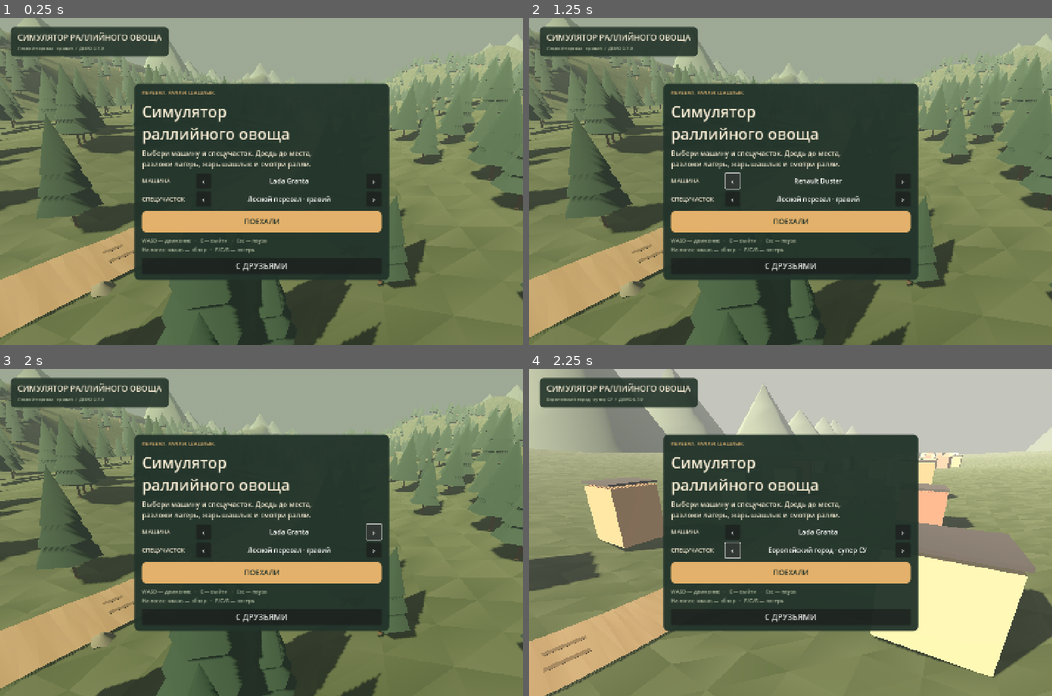
Above: before the commit, frames 1-4 (two rows, left to right).
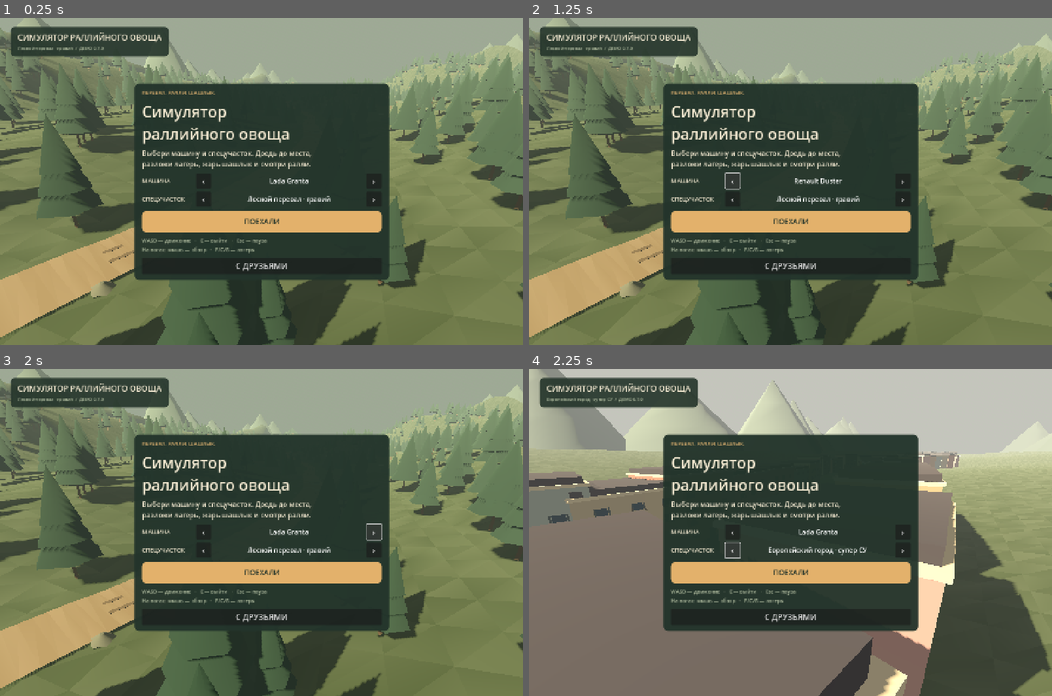
Above: after the commit, the same moments.

Repository: DaniilSmirnov/rfm-simulator
Game: Godot game, scene res://main.tscn
Two runs of this game, one before a commit and one after it. Both use one fixed random seed, a clock stepped at 60 frames per second and the inputs below.
Inputs:
- Up to frame 1 (0.25 s): no input
- Up to frame 2 (1.25 s): click "‹" at 0.5 s
- Up to frame 3 (2 s): click "›" at 1.25 s
- Up to frame 4 (2.25 s): click "‹" at 2 s

Frames 1-3 are identical in both runs. In frame 4, 32% of the frame differs, in the area x 0-100%, y 0-100%.

Commit message:
Build continuous Paris-style city blocks and full cross streets

Diff:
--- a/game/scripts/stage.gd
+++ b/game/scripts/stage.gd
@@ -190,27 +190,16 @@
 		RallyProps.cylinder(self, p, rng.randf_range(120, 180), 0, rng.randf_range(220, 340) if winter else rng.randf_range(130, 210), Color("c3d1db") if winter else Color("697d70"), 5)
 
 func _build_city() -> void:
-	# Dense European street frontage: Parisian/Prague-like pastel facades,
-	# mansard roofs, repeated windows and small balconies.
-	for s in range(24, int(LENGTH - 18), 28):
+	# Continuous Paris/Prague-style blocks. The central square interrupts the
+	# blocks, while the rest of the route is lined wall-to-wall with houses.
+	for s in range(20, int(LENGTH - 18), 14):
+		if absf(float(s) - 420.0) < 30.0:
+			continue
 		for side_sign in [-1.0, 1.0]:
-			var offset = 18.0 + rng.randf_range(0, 5)
-			var pos = at(s) + side(s) * side_sign * offset
-			var height = rng.randf_range(7.0, 11.0)
-			pos.y = ground(pos) + height * 0.5
-			var facade = RallyProps.box(self, pos, Vector3(rng.randf_range(7.0, 10.0), height, rng.randf_range(5.0, 7.0)), [Color("d4b08e"), Color("b8c4bf"), Color("d2c3a7"), Color("c98f7f")][(s / 28 + int(side_sign)) % 4])
-			facade.rotation.y = atan2(-direction(s).x, -direction(s).z)
-			var roof = RallyProps.box(self, pos + Vector3(0, height * 0.56, 0), Vector3(facade.mesh.size.x + 0.3, 0.3, facade.mesh.size.z + 0.3), Color("5b5960"))
-			roof.rotation.y = facade.rotation.y
-			for floor in range(3):
-				var window = RallyProps.box(self, pos + Vector3(0, -height * 0.22 + floor * 2.2, -side(s).dot(Vector3(pos.x - at(s).x, 0, pos.z - at(s).z)) * 0.01), Vector3(1.1, 0.8, 0.06), Color("38566a"))
-				window.rotation.y = facade.rotation.y
-				if floor > 0 and int(s / 28 + side_sign) % 3 == 0:
-					var balcony = RallyProps.box(self, pos + Vector3(side_sign * 0.85, -height * 0.22 + floor * 2.2 - 0.52, 0), Vector3(1.8, 0.08, 0.75), Color("6e6256"))
-					balcony.rotation.y = facade.rotation.y
-		# Small street trees and lamps break up the continuous facade.
-		if int(s / 28) % 2 == 0:
-			var tree_pos = at(s + 10) + side(s) * 10.0
+			var pos = at(s) + side(s) * side_sign * 17.0
+			_build_city_building(s, side_sign, pos)
+		if int(s / 14) % 4 == 0:
+			var tree_pos = at(s + 6) + side(s) * 10.5
 			tree_pos.y = ground(tree_pos)
 			RallyProps.cylinder(self, tree_pos + Vector3(0, 1.6, 0), 0.12, 0.09, 3.2, Color("6b5543"), 6)
 			RallyProps.faceted(self, tree_pos + Vector3(0, 3.3, 0), Vector3(1.1, 1.4, 1.1), Color("6c8668"), 7, 4)
@@ -218,21 +207,57 @@
 		lamp_pos.y = ground(lamp_pos)
 		RallyProps.cylinder(self, lamp_pos + Vector3(0, 2.2, 0), 0.035, 0.035, 4.4, Color("3e4548"), 6)
 		RallyProps.box(self, lamp_pos + Vector3(0, 4.35, 0), Vector3(0.35, 0.12, 0.35), Color("f1d88b"))
-	for s in [110, 220, 330, 545, 665, 770]:
+	for s in [100, 210, 320, 530, 640, 750]:
 		_build_cross_street(float(s))
 	_build_city_square(420.0)
+
+func _build_city_building(s: float, side_sign: float, pos: Vector3) -> void:
+	var building = Node3D.new()
+	building.name = "ParisPragueBuilding_%03d_%d" % [s, 1 if side_sign > 0 else -1]
+	add_child(building)
+	building.position = pos
+	building.rotation.y = atan2(-direction(s).x, -direction(s).z)
+	var width = rng.randf_range(9.5, 11.5)
+	var depth = rng.randf_range(13.0, 14.5)
+	var height = rng.randf_range(9.0, 12.0)
+	var facade_color = [Color("d4b08e"), Color("b8c4bf"), Color("d2c3a7"), Color("c98f7f"), Color("d2a7a2")][int(s / 14 + side_sign) % 5]
+	RallyProps.box(building, Vector3(0, height * 0.5, 0), Vector3(width, height, depth), facade_color)
+	# Mansard roof, cornice and a shallow parapet give the silhouette a French feel.
+	RallyProps.box(building, Vector3(0, height + 0.18, 0), Vector3(width + 0.35, 0.35, depth + 0.35), Color("eee0c2"))
+	RallyProps.box(building, Vector3(0, height + 0.65, 0), Vector3(width - 0.4, 0.8, depth - 0.5), Color("57535a"))
+	var front_x = -side_sign * (width * 0.5 + 0.045)
+	for floor in range(4):
+		var y = 1.45 + floor * 2.25
+		for window_z in [-4.0, 0.0, 4.0]:
+			var window = RallyProps.box(building, Vector3(front_x, y, window_z), Vector3(0.07, 0.95, 1.15), Color("38566a"))
+			var shutter_a = RallyProps.box(building, Vector3(front_x - side_sign * 0.08, y, window_z - 0.7), Vector3(0.04, 1.0, 0.16), Color("53646a"))
+			var shutter_b = RallyProps.box(building, Vector3(front_x - side_sign * 0.08, y, window_z + 0.7), Vector3(0.04, 1.0, 0.16), Color("53646a"))
+			window.rotation.y = 0
+			shutter_a.rotation.y = 0
+			shutter_b.rotation.y = 0
+			if floor > 0 and int(s / 14 + window_z) % 3 == 0:
+				var balcony = RallyProps.box(building, Vector3(front_x - side_sign * 0.15, y - 0.62, window_z), Vector3(0.12, 0.08, 2.0), Color("6e6256"))
+				RallyProps.box(building, Vector3(front_x - side_sign * 0.15, y - 0.35, window_z - 0.82), Vector3(0.10, 0.55, 0.08), Color("6e6256"))
+				RallyProps.box(building, Vector3(front_x - side_sign * 0.15, y - 0.35, window_z + 0.82), Vector3(0.10, 0.55, 0.08), Color("6e6256"))
+	# Tall ground-floor entrance and a shop awning.
+	RallyProps.box(building, Vector3(front_x, 0.95, 0), Vector3(0.08, 1.9, 1.2), Color("3e4144"))
+	RallyProps.box(building, Vector3(front_x - side_sign * 0.12, 2.05, 0), Vector3(0.12, 0.12, 1.7), Color("c18d5d"))
 
 func _build_cross_street(s: float) -> void:
 	var center = at(s)
 	center.y = ground(center) + 0.08
 	var yaw = atan2(-direction(s).x, -direction(s).z) + PI * 0.5
-	var street = RallyProps.box(self, center, Vector3(8.5, 0.06, 34.0), Color("555a59"))
-	street.name = "CityCrossStreet"
-	street.rotation.y = yaw
+	var cross = Node3D.new()
+	cross.name = "CityCrossStreet_%03d" % int(s)
+	add_child(cross)
+	cross.position = center
+	cross.rotation.y = yaw
+	RallyProps.box(cross, Vector3.ZERO, Vector3(8.5, 0.06, 120.0), Color("555a59"))
+	RallyProps.box(cross, Vector3(-5.4, 0.10, 0), Vector3(2.2, 0.12, 120.0), Color("b6aa91"))
+	RallyProps.box(cross, Vector3(5.4, 0.10, 0), Vector3(2.2, 0.12, 120.0), Color("b6aa91"))
 	# A pair of pale zebra bands makes the intersection readable at speed.
 	for offset in [-2.0, 2.0]:
-		var stripe = RallyProps.box(self, center + direction(s) * offset + Vector3(0, 0.045, 0), Vector3(8.0, 0.018, 0.35), Color("e4ddc6"))
-		stripe.rotation.y = yaw
+		RallyProps.box(cross, Vector3(offset, 0.045, 0), Vector3(8.0, 0.018, 0.35), Color("e4ddc6"))
 
 func _build_city_square(s: float) -> void:
 	var center = at(s)
--- a/game/tests/test_selection.gd
+++ b/game/tests/test_selection.gd
@@ -47,6 +47,13 @@
 	var city = Stage.new(2)
 	city.build()
 	check(city.urban and city.clearings.size() == 4 and city.trees.is_empty(), "city super stage has four street parking spots")
+	var city_buildings = 0
+	var city_cross_streets = 0
+	for child in city.get_children():
+		city_buildings += 1 if child.name.begins_with("ParisPragueBuilding") else 0
+		city_cross_streets += 1 if child.name.begins_with("CityCrossStreet") else 0
+	check(city_buildings > 100, "city is lined with continuous European building blocks")
+	check(city_cross_streets == 6 and city.get_node_or_null("CityCentralSquare") != null, "city has six full cross streets and a central square")
 	city.free()
 	guest.select_player_car(2)
 	host.room.request_kind = "create"
